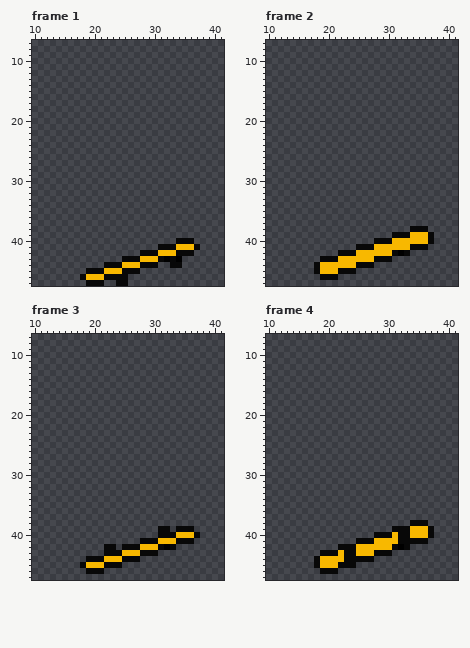
Two versions of one pixel-art file, Assets/Sprites/Skater/Smaller/kickflipping.aseprite. Above: the version before the commit.
48x48 pixels, 5 frames. Shown: frame 1: x 10..41, y 7..47; frame 2: x 10..41, y 7..47; frame 3: x 10..41, y 7..47; frame 4: x 10..41, y 7..47. The commit also changed other frames, which this record leaves out.
After the commit:
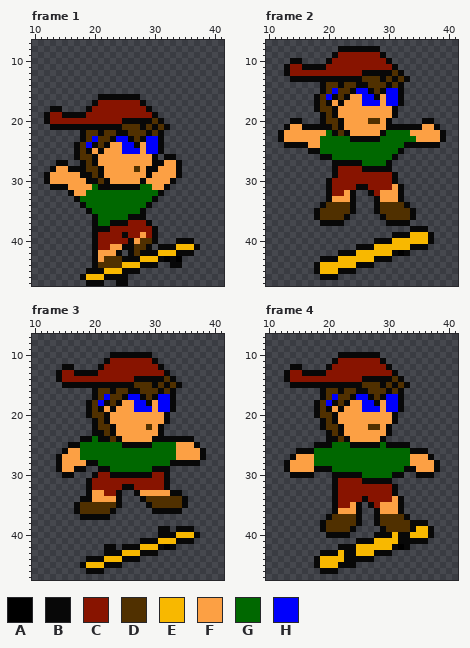
Palette (. is transparent): A #000000  B #080808  C #881400  D #503000  E #f8b800  F #fca044  G #006800  H #0000fc
Difference:
layer "Legs" now shown
layer "Torso" now shown
layer "Head" now shown
Changed rows in their new state; - is an unchanged pixel.
Frame 1, layers "Head", "Torso", "Legs":
first column x 12:
16 ---------BBBBBBB-------
17 --------BCCCCCCCB------
18 -BB----BCCCCCCCCCB-----
19 BCCBBBBCCCCCCCCCCCB----
20 BCCCCCCCCCCCCBBBBBDB---
21 -BBBBBBBBBBBBDDDBDBDB--
22 ------BDDBDDBBDDDBDB---
23 ------BDHDDBHHBDBHHB---
24 -----BDHBDBFFHHBFHHB---
25 -----BDBFBFFFHHHFHHB---
26 -----BDDBFFFFFFFFFB-BB-
27 --BB--BDBFFFFFFFFFBBFFB
28 -BFFBBBDDBFFFFFDFBBFFFB
29 BFFFFFBBDBFFFFFFFBFFFFB
30 BFFFFFFBBDBFFFFFBFFFFB-
31 -BBBFFFFGBBBBBBBGGFFB--
32 ----BFFGGGGGGGGGGGGB---
33 -----BGGGGGGGGGGGGB----
34 ------BGGGGGGGGGGB-----
35 -------BGGGGGGGGB------
36 --------BGGGGGBBB------
37 --------BGGBBBCCCB-----
38 --------BBBCCCCCCCB----
39 --------BCCCCBCCFCB----
40 --------BCCCCCBFDDB----
41 --------BCCFFBBDDB-----
42 --------BFFFB-BD-------
43 --------BFDDD----------
44 --------BDDDD----------
Frame 2, layers "Head", "Torso", "Legs":
first column x 12:
 8 ----------BBBBBBB-----------
 9 ---------BCCCCCCCB----------
10 --BB----BCCCCCCCCCB---------
11 -BCCBBBBCCCCCCCCCCCB--------
12 -BCCCCCCCCCCCCBBBBBDB-------
13 --BBBBBBBBBBBBDDDBDBDB------
14 -------BDDBDDBBDDDBDB-------
15 -------BDHDDBHHBDBHHB-------
16 ------BDHBDBFFHHBFHHB-------
17 ------BDBFBFFFHHHFHHB-------
18 ------BDDBFFFFFFFFFB--------
19 -------BDBFFFFFFFFFB--------
20 --BB---BDDBFFFFDDFB-----BB--
21 -BFFBBBBBDBFFFFFFFBBBBBBFFB-
22 BFFFFFFFGBDBFFFFFBGGGGFFFFFB
23 BFFFFFFGGGGGBBBBBGGGGGGFFFFB
24 -BBBBFFGGGGGGGGGGGGGGBBBBBB-
25 -----BBGGGGGGGGGGGGGB-------
26 -------BBGGGGGGGGGGB--------
27 ---------BBBBBGGGGB---------
28 ---------BCCCCBBBBB---------
29 ---------BCCCCCCCCCB--------
30 --------BCCCCCCCCCCB--------
31 --------BCCCCBBCCCCFB-------
32 --------BCCFB--BCFFFB-------
33 --------BFFFB---BFFFB-------
34 -------BDDDDB---BDDDDB------
35 ------BDDDDDB---BDDDDDB-----
36 ------BDDDDB-----BDDDDB-----
37 -------BBBB-------BBBB------
Frame 3, layers "Head", "Torso", "Legs":
first column x 14:
10 ---------BBBBBBB---------
11 --------BCCCCCCCB--------
12 -BB----BCCCCCCCCCB-------
13 BCCBBBBCCCCCCCCCCCB------
14 BCCCCCCCCCCCCBBBBBDB-----
15 -BBBBBBBBBBBBDDDBDBDB----
16 ------BDDBDDBBDDDBDB-----
17 ------BDHDDBHHBDBHHB-----
18 -----BDHBDBFFHHBFHHB-----
19 -----BDBFBFFFHHHFHHB-----
20 -----BDDBFFFFFFFFFB------
21 ------BDBFFFFFFFFFB------
22 ------BDDBFFFFFDFB-------
23 ------BBDBFFFFFFFB-------
24 ----BBGBBDBFFFFFBBBBBBB--
25 --BBGGGGGGGBBBBBGGGGFFFB-
26 -BFFGGGGGGGGGGGGGGGGFFFFB
27 BFFFGGGGGGGGGGGGGGGGFFFFB
28 BFFFFBBGGGGGGGGGGGGBBBBB-
29 BFFBB--BBGGGGGGGBBB------
30 -BB---BCCBBBBBBBCCB------
31 -----BCCCCCCCCCCCCB------
32 -----BCCCCCBBCCCCCB------
33 -----BFFCCB--BFFFFFBB----
34 ----BBFFFFB---BDDDDDDB---
35 ---BDDDDDDB----BDDDDDB---
36 ---BDDDDDB------BBBBB----
37 ----BBBBB----------------
Frame 4, layers "Head", "Torso", "Legs":
first column x 13:
10 ---------BBBBBBB----------
11 --------BCCCCCCCB---------
12 -BB----BCCCCCCCCCB--------
13 BCCBBBBCCCCCCCCCCCB-------
14 BCCCCCCCCCCCCBBBBBDB------
15 -BBBBBBBBBBBBDDDBDBDB-----
16 ------BDDBDDBBDDDBDB------
17 ------BDHDDBHHBDBHHB------
18 -----BDHBDBFFHHBFHHB------
19 -----BDBFBFFFHHHFHHB------
20 -----BDDBFFFFFFFFFB-------
21 ------BDBFFFFFFFFFB-------
22 ------BDDBFFFFDDFB--------
23 -------BDBFFFFFFFB--------
24 -------BBDBFFFFFB---------
25 -----BBBGGGBBBBBGBBBB-----
26 --BBBGGGGGGGGGGGGGGGGBBB--
27 -BFFFGGGGGGGGGGGGGGGGFFFB-
28 BFFFFGGGGGGGGGGGGGGGGFFFFB
29 BFFFFBBBGGGGGGGGGGGGBBFFFB
30 -BBBB---BBBBBGGGGGBB--BBB-
31 --------BCCCCBBBBB--------
32 --------BCCCCCCCCCB-------
33 --------BCCCCCCCCCB-------
34 --------BCCCCBCCCCFB------
35 --------BCCFB-BCFFFB------
36 --------BFFFB--BFFFB------
37 -------BDDDDB--BDDDDB-----
38 ------BDDDDDB--BDDDDD-----
39 ------BDDDDB----BDDDDB----
40 -------BBBB---------------
Changed places in both pictures, as pixel boxes (x1, y1, x2, y2):
changed: (44, 94, 182, 268)
added: (278, 46, 446, 226)
added: (56, 352, 206, 520)
changed: (284, 352, 440, 538)
